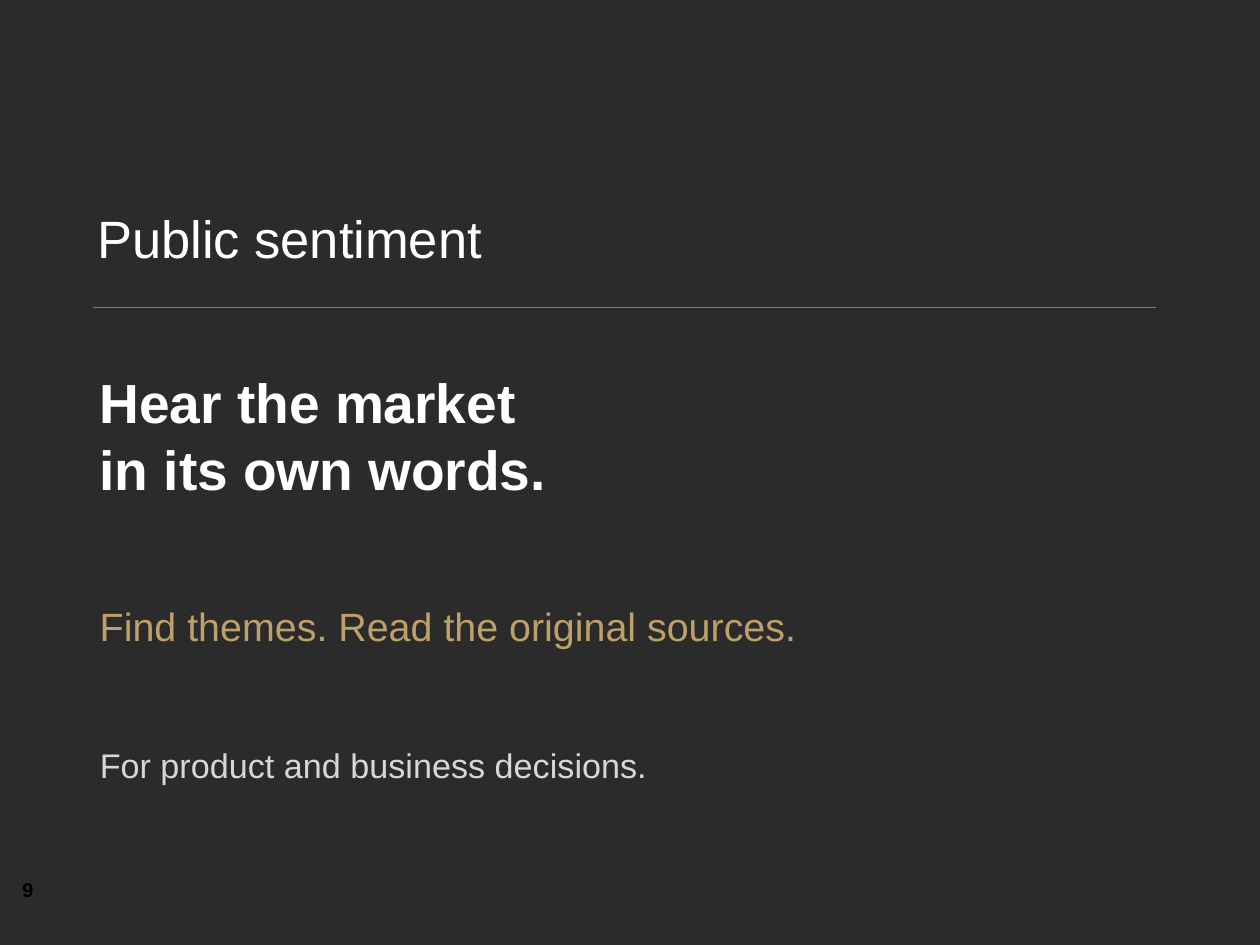
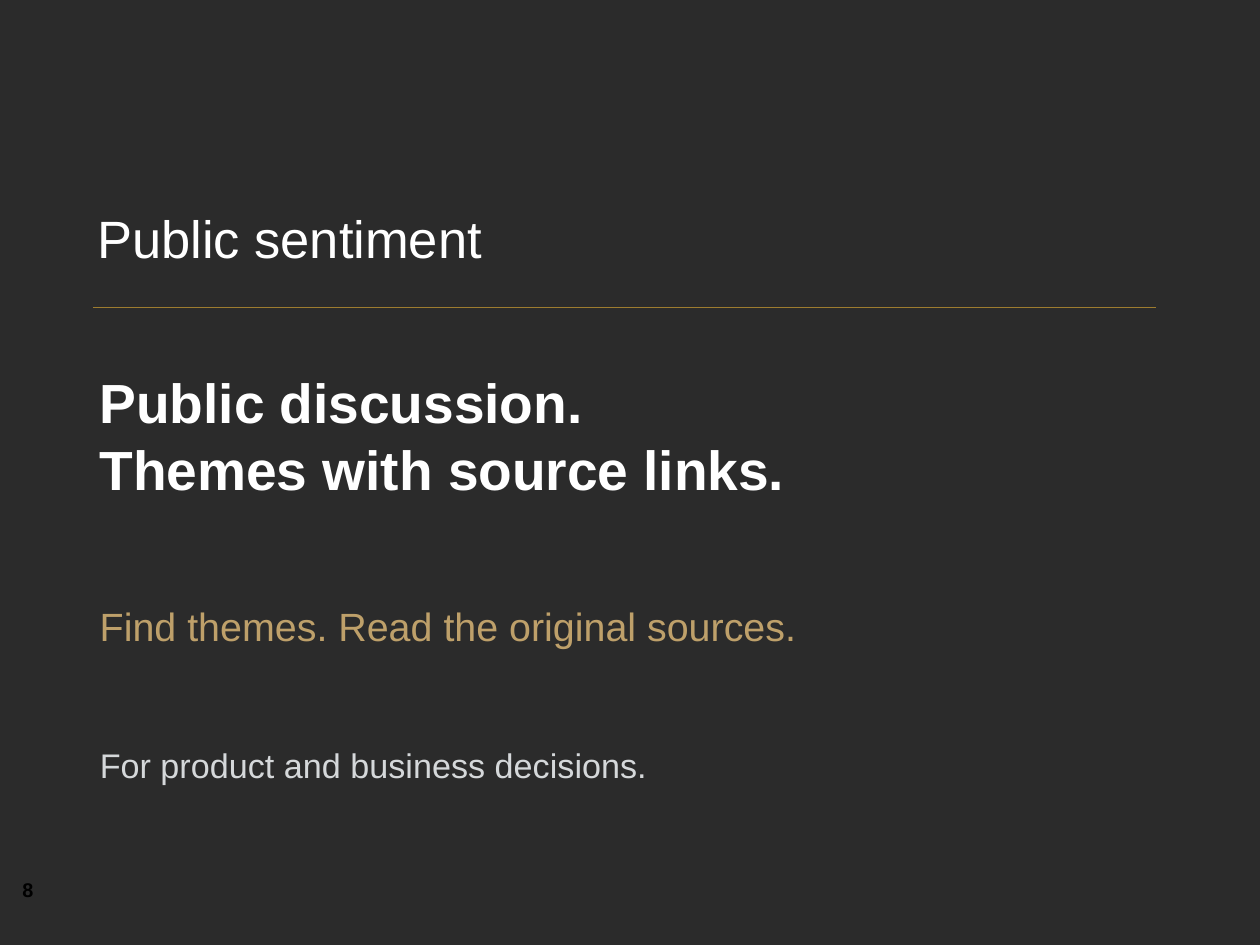
Before and after one commit to YeChamo/part-tracking-demo-ualr, a slide deck: slide 8 of docs/presentation/Engineering_at_The_Kinetic_Group.pptx (slide 9 before the commit). Drawn at 1260x945 pixels with LibreOffice and Linux fonts; fonts in the diff are those of the drawing; background and template pictures are left out; a plain dark background stands for a picture behind light text. Boxes give left, top, right and bottom in pixels: in the first picture for what was removed or moved away, otherwise in the second. Text is boxed around its words. In the diff, an @@ line names an element or a change of style, - is before the commit and + after.

```diff
--- a/docs/presentation/Engineering_at_The_Kinetic_Group.pptx
+++ b/docs/presentation/Engineering_at_The_Kinetic_Group.pptx
@@ text at <box>100,383,785,491</box>: text changed @@
-Hear the market
-in its own words.
+Public discussion.
+Themes with source links.
@@ text at <box>22,880,33,902</box>: text changed @@
-9
+8
```
Also in this commit, not shown: 11 other slides changed, 1 slide removed, 3 other files.
